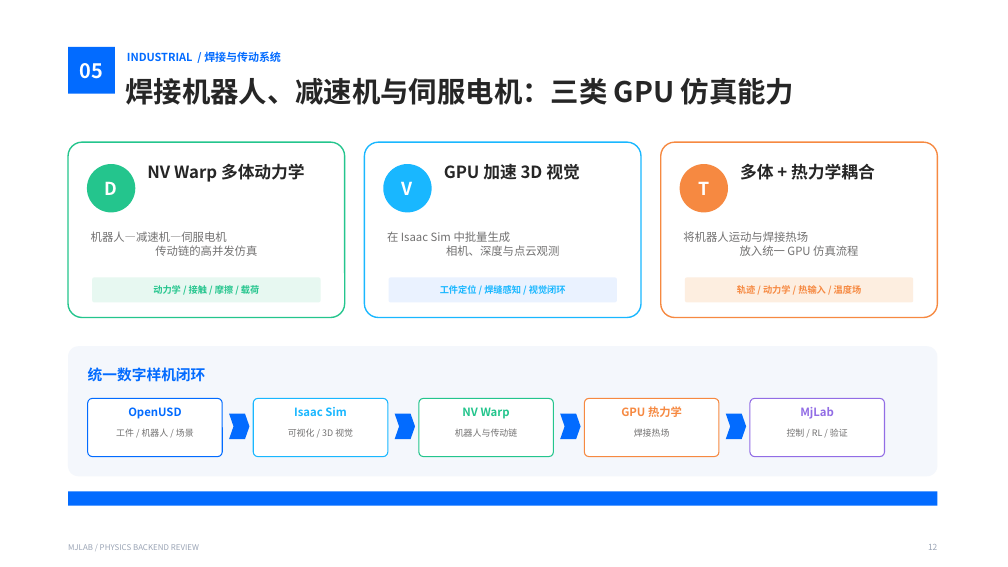
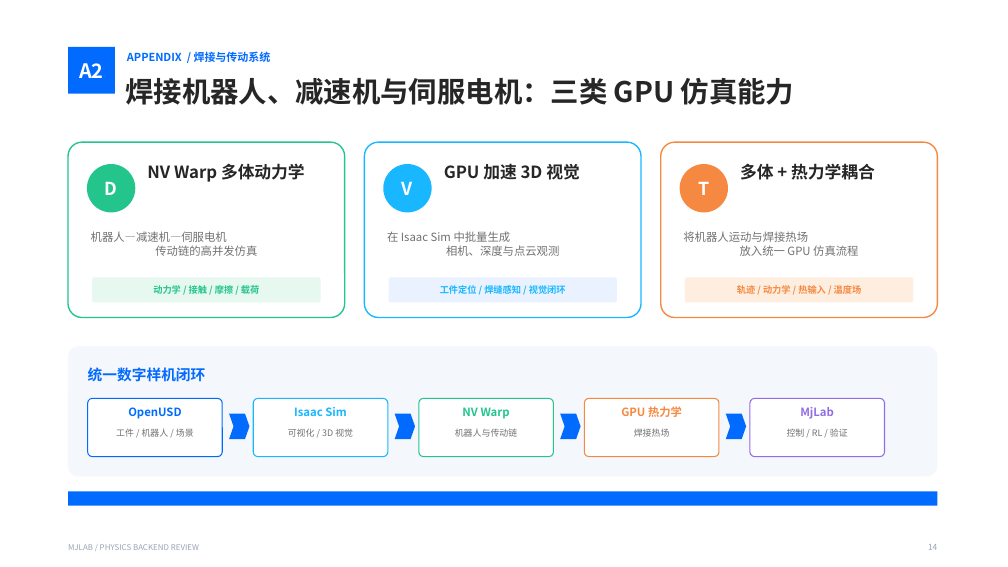
Before and after one commit to Binjian/welding-dynamics, a slide deck: slide 14 of docs/MJWarp_MJX_PhysX_机器人仿真选型.pptx (slide 12 before the commit). Drawn at 1008x567 pixels with LibreOffice and Linux fonts; fonts in the diff are those of the drawing. Boxes give left, top, right and bottom in pixels: in the first picture for what was removed or moved away, otherwise in the second. Text is boxed around its words. In the diff, an @@ line names an element or a change of style, - is before the commit and + after.

```diff
--- a/docs/MJWarp_MJX_PhysX_机器人仿真选型.pptx
+++ b/docs/MJWarp_MJX_PhysX_机器人仿真选型.pptx
@@ text at (x1=127, y1=51, x2=271, y2=62): text changed @@
-INDUSTRIAL / 焊接与传动系统
+APPENDIX / 焊接与传动系统
@@ text at (x1=79, y1=63, x2=104, y2=78): text changed @@
-05
+A2
```
Also in this commit, not shown: 4 other slides changed, 3 slides added, 1 other file.
